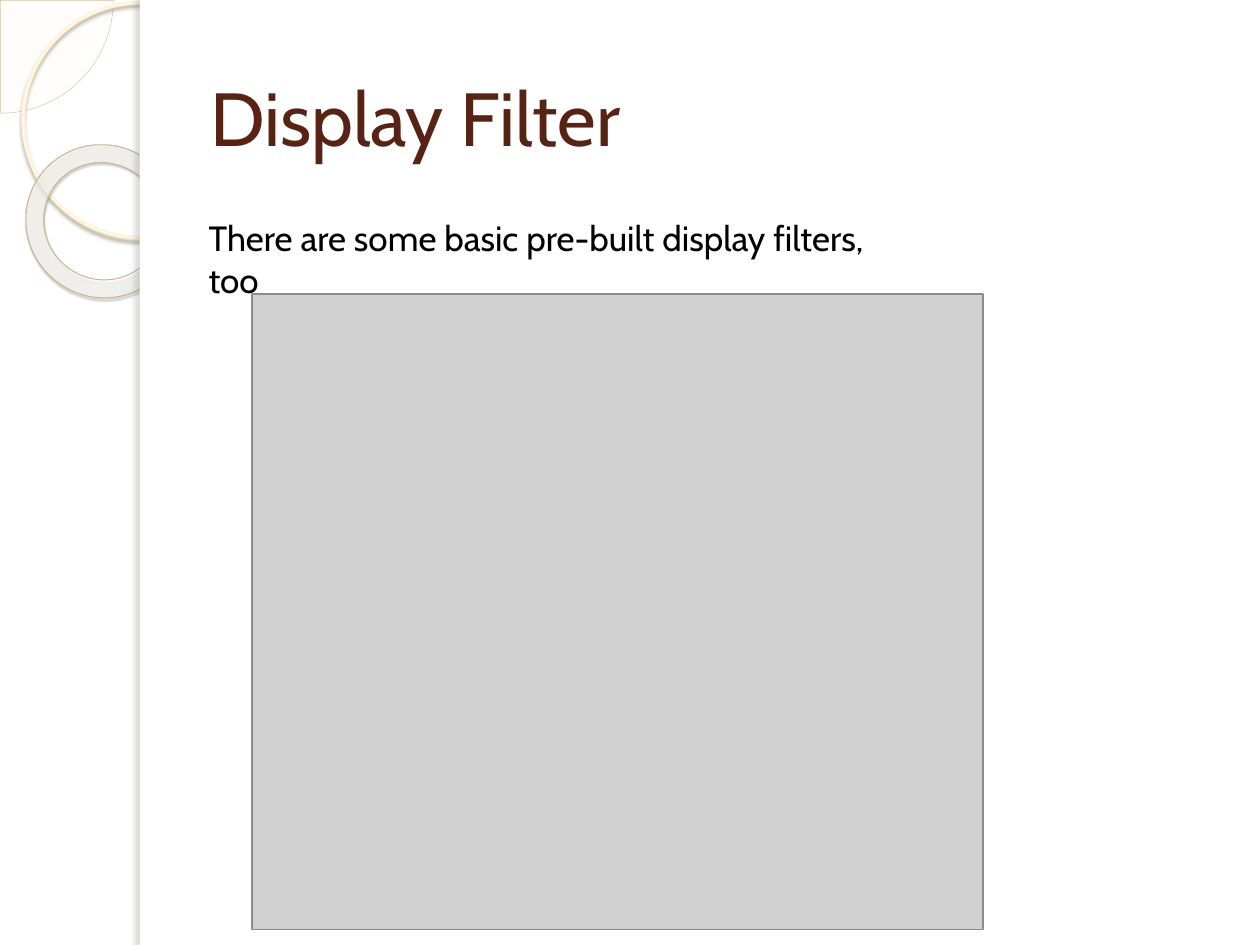
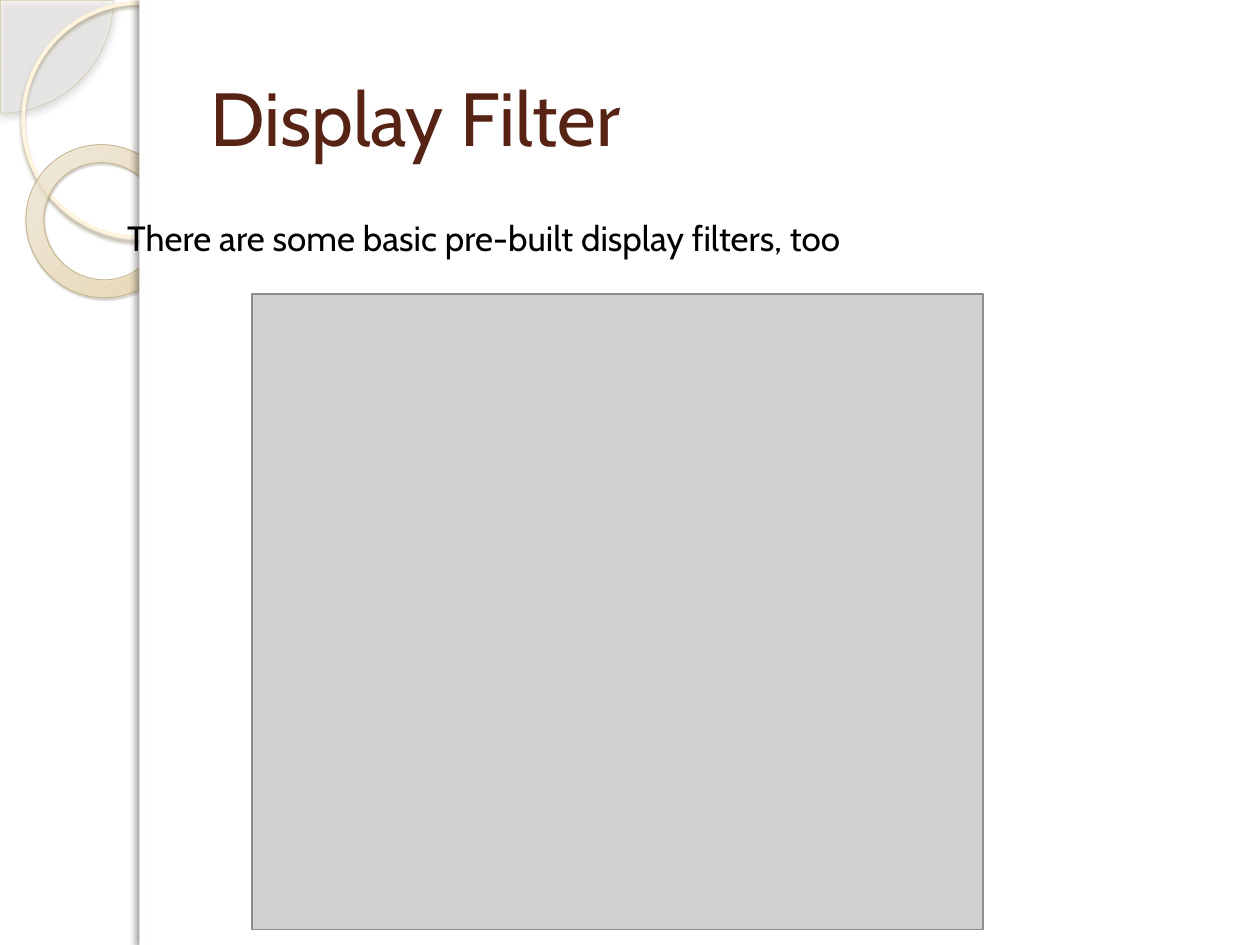
Before and after one commit to centuryhopper/Fall2022CourseContents, a slide deck: slide 24 of CIS6395/Traffic-Analysis-1.pptx. Drawn at 1260x945 pixels with LibreOffice and Linux fonts; fonts in the diff are those of the drawing; grey boxes stand for pictures; background and template pictures are left out. Boxes give left, top, right and bottom in pixels: in the first picture for what was removed or moved away, otherwise in the second. Text is boxed around its words. In the diff, an @@ line names an element or a change of style, - is before the commit and + after.

```diff
--- a/CIS6395/Traffic-Analysis-1.pptx
+++ b/CIS6395/Traffic-Analysis-1.pptx
@@ pie slice (boxed as its full ellipse) at bbox=[0, 0, 113, 113]: shadow on @@
@@ rectangle at bbox=[140, 0, 1260, 945]: shadow on @@
@@ donut at bbox=[0, 113, 211, 329]: fill gradient #FFFCF6 to #FFFEFB to #F0D28E to gradient #EED18E to #FEFAF6; shadow changed @@
@@ text "There are some basic pre-built ..." rewrapped from bbox=[209, 224, 863, 301] to bbox=[127, 221, 840, 259] @@
```
Also in this commit, not shown: 53 other slides changed, 14 other files.
